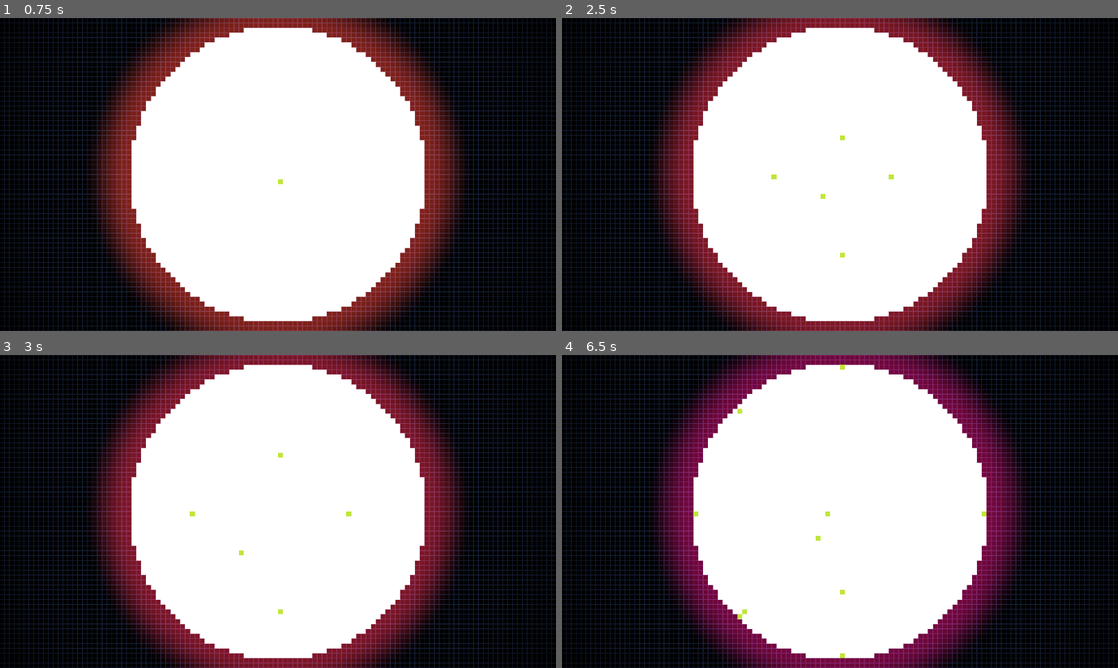
Above: before the commit, frames 1-4 (two rows, left to right).
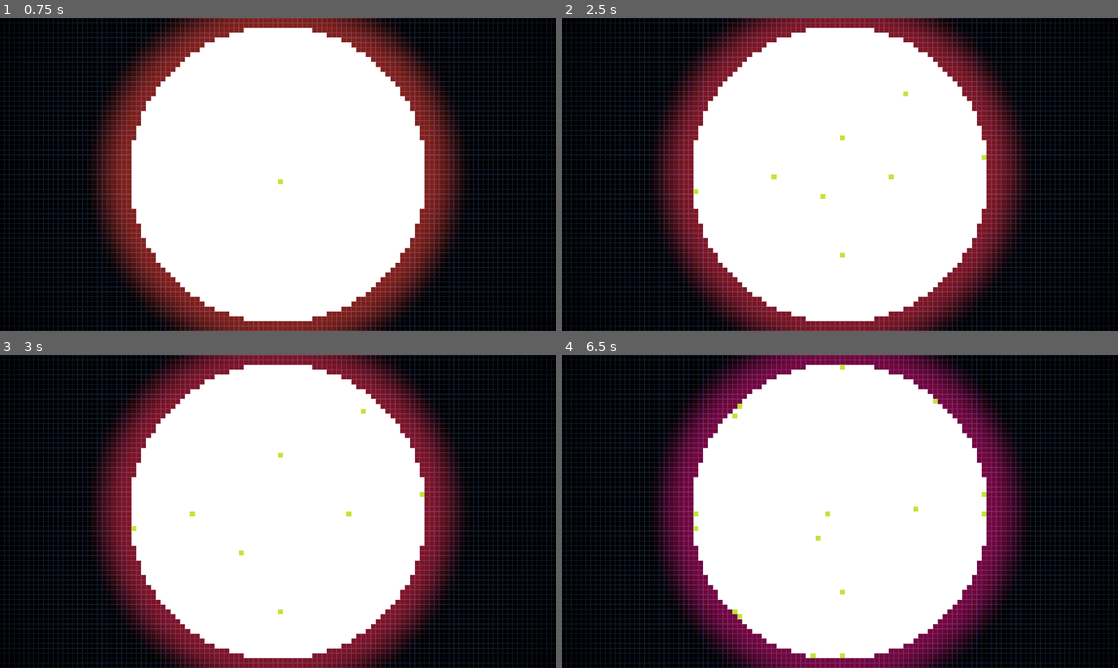
Above: after the commit, the same moments.

Repository: Masupell/sand_tetris_round
Game: Godot game, scene res://scenes/World.tscn
Two runs of this game, one before a commit and one after it. Both use one fixed random seed, a clock stepped at 60 frames per second and the inputs below. The project has no main scene, so this scene is started directly.
Inputs (mouse positions are in pixels of both pictures, inside the frame that each line leads up to):
- Up to frame 1 (0.75 s): tap Enter (ui_accept) at 0.5 s; move the mouse to (400, 158) at 0.52 s; click (400, 158) at 0.67 s
- Up to frame 2 (2.5 s): tap Enter (ui_accept) at 0.77, 1.25, 1.52, 2 s; move the mouse to (728, 190) at 1.27 s; click (728, 190) at 1.42 s; move the mouse to (895, 105) at 2.02 s; click (895, 105) at 2.17 s
- Up to frame 3 (3 s): move the mouse to (250, 574) at 2.77 s; click (250, 574) at 2.92 s
- Up to frame 4 (6.5 s): tap Enter (ui_accept) at 3.02, 3.77, 4.52, 5.75, 6.02 s; move the mouse to (1006, 558) at 3.52 s; click (1006, 558) at 3.67 s; move the mouse to (673, 464) at 4.27 s; click (673, 464) at 4.42 s; move the mouse to (867, 511) at 5.02 s; click (867, 511) at 5.17 s; move the mouse to (756, 433) at 5.77 s; click (756, 433) at 5.92 s

Frame 1 is identical in both runs. In frame 2, less than 0.1% of the frame differs, in the area x 23-77%, y 23-57%; in frame 3, less than 0.1%; in frame 4, 0.2%, in the area x 23-77%, y 14-97%.

Commit message:
Sand works now properly

Diff:
--- a/Code/grid.gd
+++ b/Code/grid.gd
@@ -83,13 +83,15 @@
 
 
 func _input(event: InputEvent) -> void:
-	#if event is InputEventMouseButton and event.is_released():
-		#var pos = event.position
+	if event is InputEventMouseButton and event.is_released():
+		var pos = event.position
 		#print(pos)
-		#var grid_pos = Vector2i((pos.x-(1280-width*size)/2)/size, pos.y/size)
+		var grid_pos = Vector2i((pos.x-(1280-width*size)/2)/size, pos.y/size)
 		#print(grid_pos)
-		#var idx = grid_pos.y * width + grid_pos.x
-		#grid[idx] = 0 if grid[idx] == 1 else 1
+		var idx = grid_pos.y * width + grid_pos.x
+		if idx < 64*64:
+			if grid[idx].type == CellType.EMPTY:
+				grid[idx].type = CellType.SAND
 	if event.is_action_released("ui_accept"):
 		spawn_sand()
 
@@ -102,6 +104,7 @@
 		var dir = Vector2(cos(angle), sin(angle))
 		grid[idx].type = CellType.SAND
 		grid[idx].vel = dir
+
 
 func update_sand():
 	@warning_ignore("integer_division")
@@ -133,28 +136,24 @@
 			if pos == center:
 				var angle = randf_range(0, TAU)
 				dir = Vector2(cos(angle), sin(angle))
-			var target = pos + dir.round()
-			var target_idx = target.y as int * width + target.x as int
-			if grid[target_idx].type == CellType.EMPTY:
-				grid[target_idx].type = CellType.SAND
-				grid[idx].type = CellType.EMPTY
-	#for y in height:
-		#for x in width:
-			#var idx = y * width + x
-			#var cell = grid[idx]
-			#if cell.type != CellType.SAND:
-				#continue
-			#
-			#var pos = Vector2(x, y)
-			#var dir = (pos-center).normalized()
-			#
-			#if pos == center:
-				#var angle = randf_range(0, TAU)
-				#dir = Vector2(cos(angle), sin(angle))
-			#
-			#var target = pos + dir.round()
-			#
-			#var target_idx = target.y as int * width + target.x as int
-			#if grid[target_idx].type == CellType.EMPTY:
-				#grid[target_idx].type = CellType.SAND
-				#grid[idx].type = CellType.EMPTY
+
+			var primary = dir.round()
+			var perpendicular = Vector2(-dir.y, dir.x)
+			var side1 = (dir + perpendicular).round()
+			var side2 = (dir - perpendicular).round()
+
+			var positions = []
+			for offset in [primary, side1, side2]:
+				if offset == Vector2.ZERO || offset.dot(dir) <= 0:
+					continue
+				if not (offset in positions):
+					positions.append(offset)
+
+			for offset in positions:
+				var tx = x + int(offset.x)
+				var ty = y + int(offset.y)
+				var tidx = ty * width + tx
+				if grid[tidx].type == CellType.EMPTY:
+					grid[tidx].type = CellType.SAND
+					grid[idx].type = CellType.EMPTY
+					break
